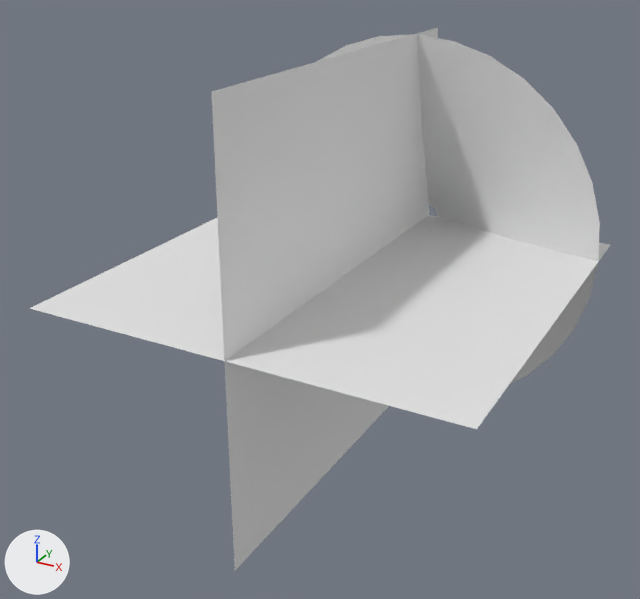
Two versions of the Blender file Assets/Art/blender/Muzzleflash.blend, one commit apart.
Rendered twice from a camera (50 mm lens) standing at (1.75, -4.43, 1.56) and looking at (-0.08, -1.1, -0.11). Every picture has the same lights, and +X, +Y and +Z are marked at lower left.

In view in the first picture: 'MuzzleCone', 'MuzzlePlanes'.
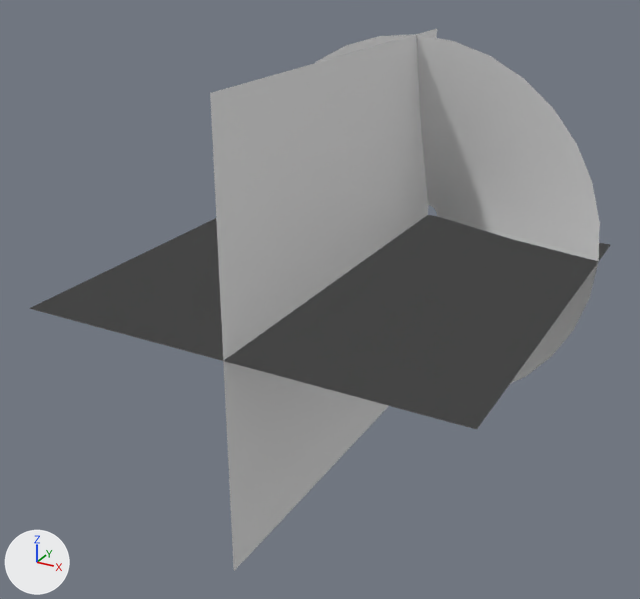
Commit message: MuzzleFlash v0.2

Where the change shows, as pixel boxes [x1, y1, x2, y2] in the pictures (640 x 599 px; the box of a moved part takes in the faces that stretch with it):
'MuzzlePlanes', reshaped: before [29, 28, 610, 570]; after [29, 29, 610, 571]
part 1 of me_plane, moved or reshaped: before [211, 28, 438, 570]; after [210, 29, 437, 571]
part 2 of me_plane, added: after [29, 215, 610, 429]

Edits to the bpy script that builds the scene:
```text
Change me_plane:
    where me_plane.from_pydata(...)  # 8 vertices, 2 faces; spans x -1.01..0.99, y -2.0..0.0, z -0.99..1.01
    used by ob_muzzleplanes; location = (0.005, -0.007, 0.0)
    verts and faces of me_plane; kept vertices keep their numbers, new ones are numbered from 8
    me_plane part 1: the loose piece of 4 vertices spanning x 0.0, y -2.0..0.0, z -0.99..1.01 is moved by (-0.01, 0.0, -0.01)
    me_plane part 2
    add verts[8] = (-1.01, -2.0, 0.0)  # pixel (29, 308)
    add verts[9] = (-1.01, 0.0, 0.0)
    add verts[10] = (-1.01, -2.0, 0.0)  # pixel (29, 308)
    add verts[11] = (-1.01, 0.0, 0.0)
    add verts[12] = (-1.01, -2.0, 0.0)  # pixel (29, 308)
    add verts[13] = (-1.01, 0.0, 0.0)
    add for new, old in zip([*range(14, 20)], [*range(8, 14)]): verts[new] = verts[old] + (2.0, 0.0, 0.0)
    add faces += [(8, 14, 15, 9), (10, 16, 17, 11), (12, 18, 19, 13)]
```
